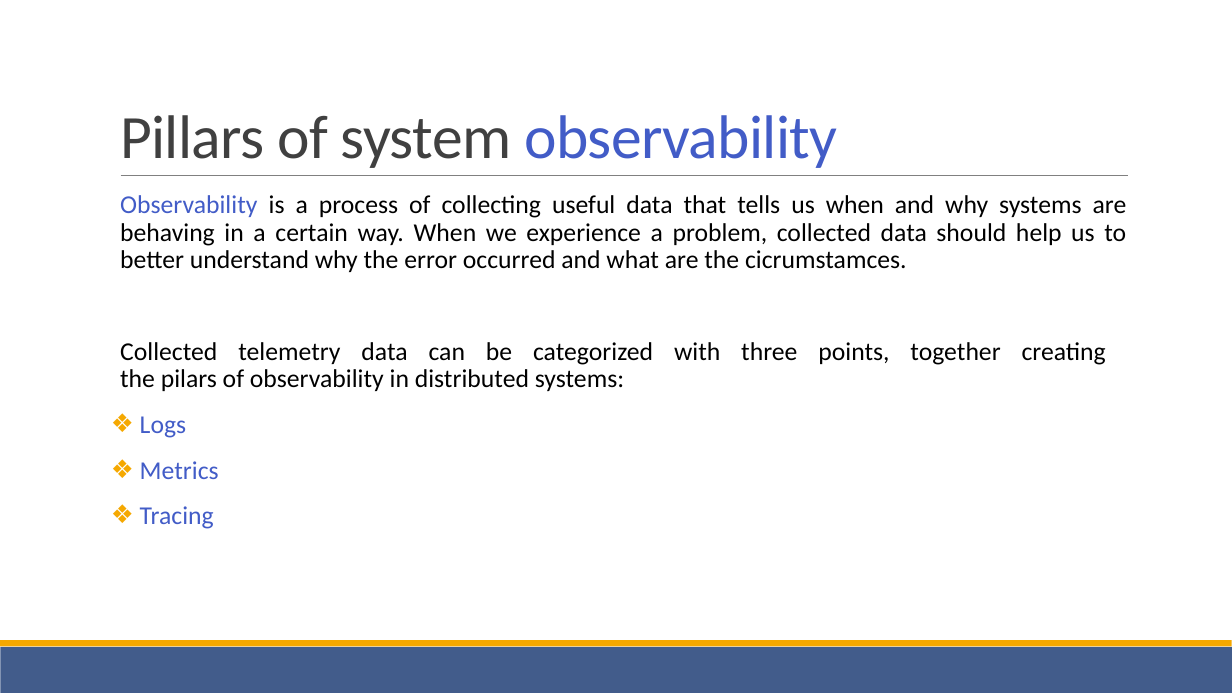
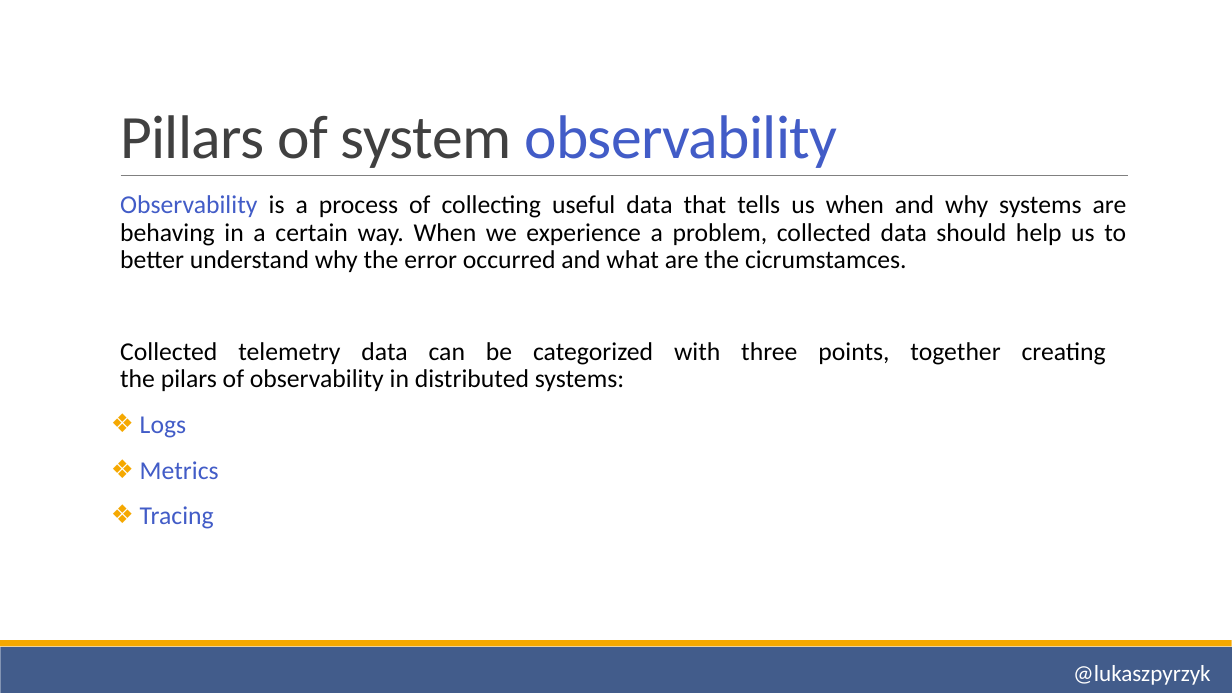
Before and after one commit to lukasz-pyrzyk/opentelemetry-demo, a slide deck: slide 5 of OpenTelemetry.pptx. Drawn at 1232x693 pixels with LibreOffice and Linux fonts; fonts in the diff are those of the drawing. Boxes give left, top, right and bottom in pixels: in the first picture for what was removed or moved away, otherwise in the second. Text is boxed around its words. In the diff, an @@ line names an element or a change of style, - is before the commit and + after.

```diff
--- a/OpenTelemetry.pptx
+++ b/OpenTelemetry.pptx
@@ text added at [1073, 665, 1210, 685], 18 pt, text #FFFFFF @@
+@lukaszpyrzyk
```
Also in this commit, not shown: 7 other slides changed, 16 slides added, 9 slides removed.
